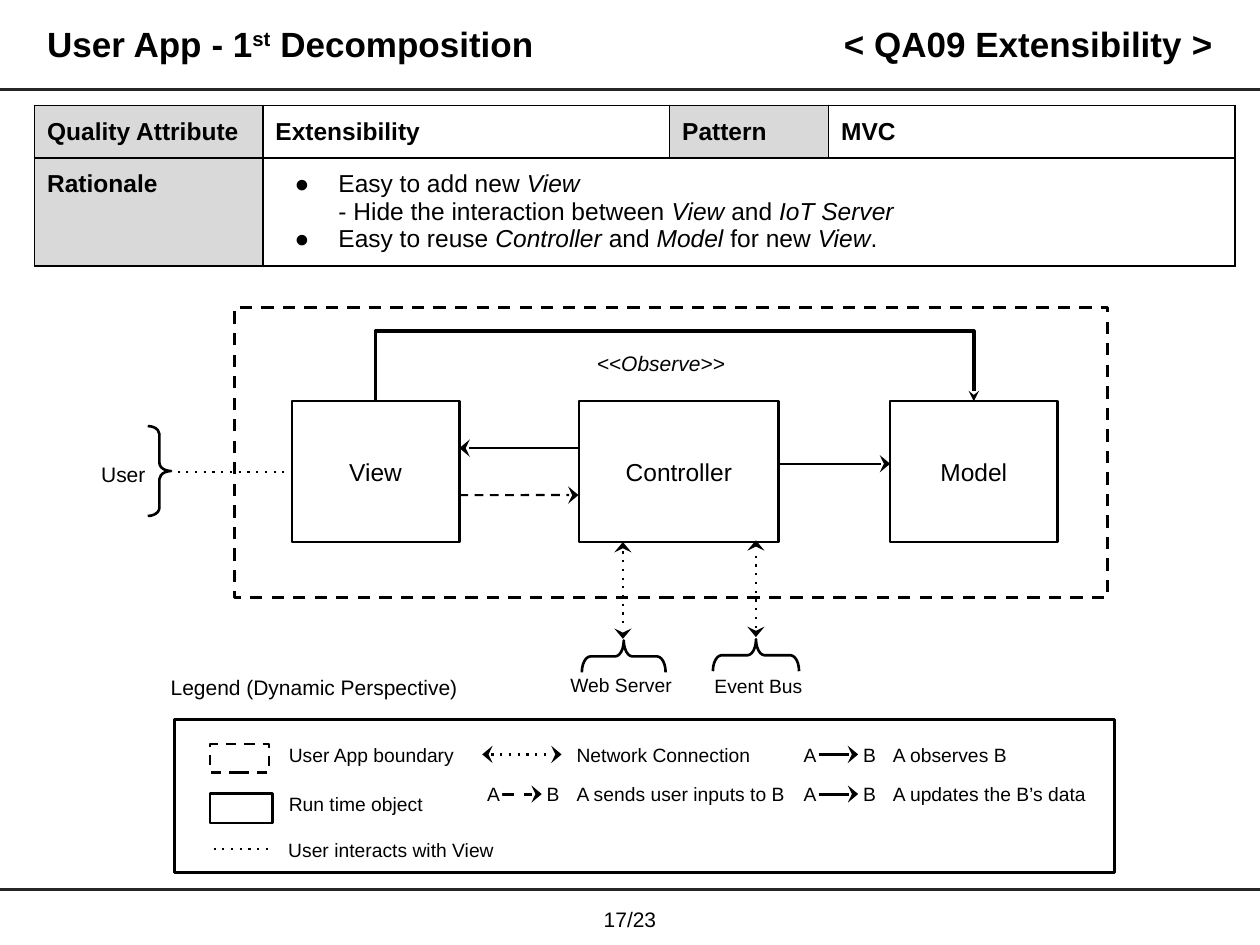
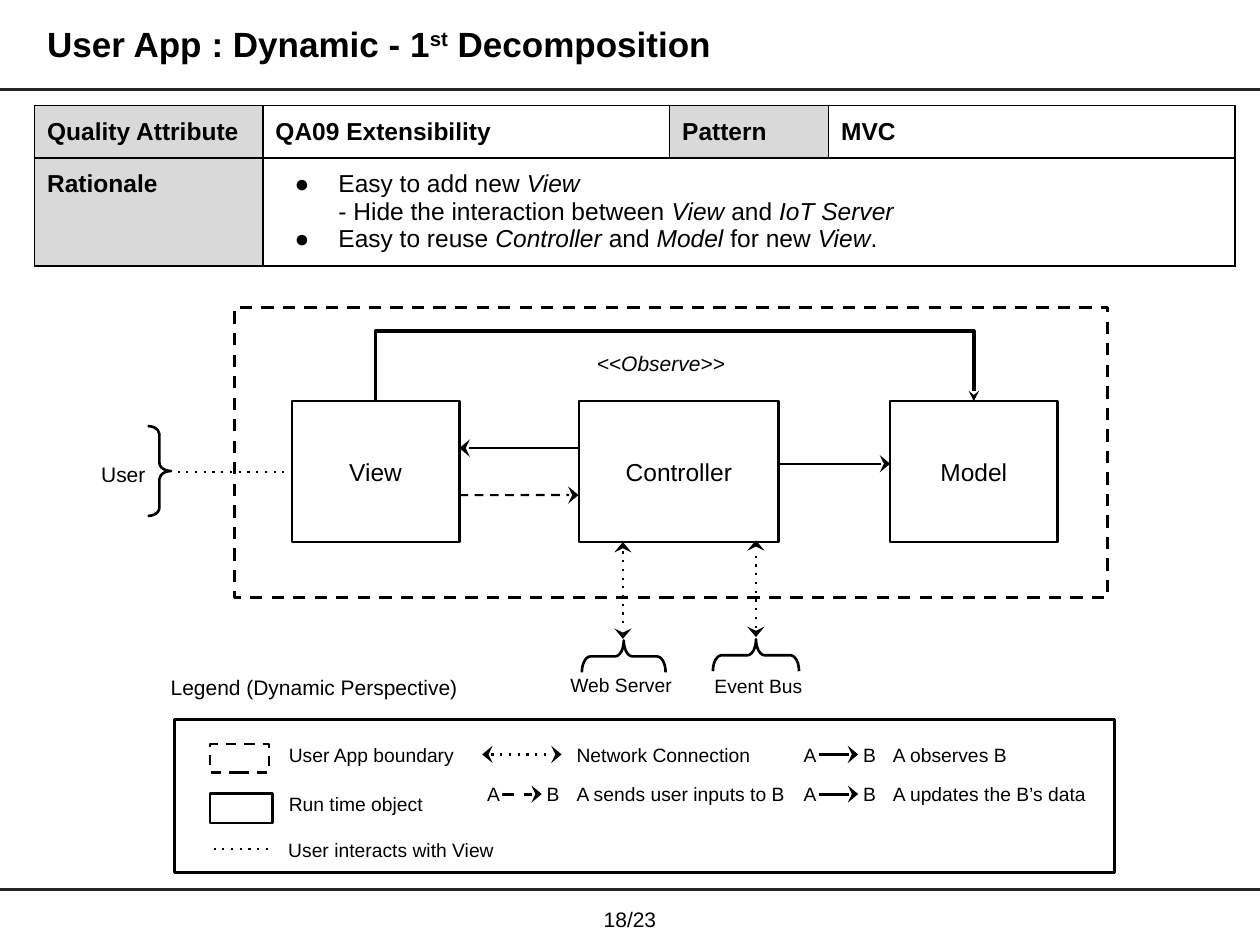
Before and after one commit to junggil/2015_CMU_StudioProject, a slide deck: slide 19 of DOCS/2015-06-24/Team1 Final presentation v0.99.pptx (slide 18 before the commit). Drawn at 1260x945 pixels with LibreOffice and Linux fonts; fonts in the diff are those of the drawing. Boxes give left, top, right and bottom in pixels: in the first picture for what was removed or moved away, otherwise in the second. Text is boxed around its words. In the diff, an @@ line names an element or a change of style, - is before the commit and + after.

```diff
--- a/DOCS/2015-06-24/Team1 Final presentation v0.99.pptx
+++ b/DOCS/2015-06-24/Team1 Final presentation v0.99.pptx
@@ title at <box>47,31,711,63</box>: text changed @@
-User App - 1st Decomposition
+User App : Dynamic - 1st Decomposition
@@ title removed at <box>874,31,1181,63</box> @@
-< QA09 Extensibility >
@@ table at <box>34,106,1235,273</box> @@
-row 1, column 2: Extensibility
+row 1, column 2: QA09 Extensibility
@@ page number at <box>604,911,656,928</box>: text changed @@
-17/23
+18/23
```
Also in this commit, not shown: 21 other slides changed, 3 slides added.
